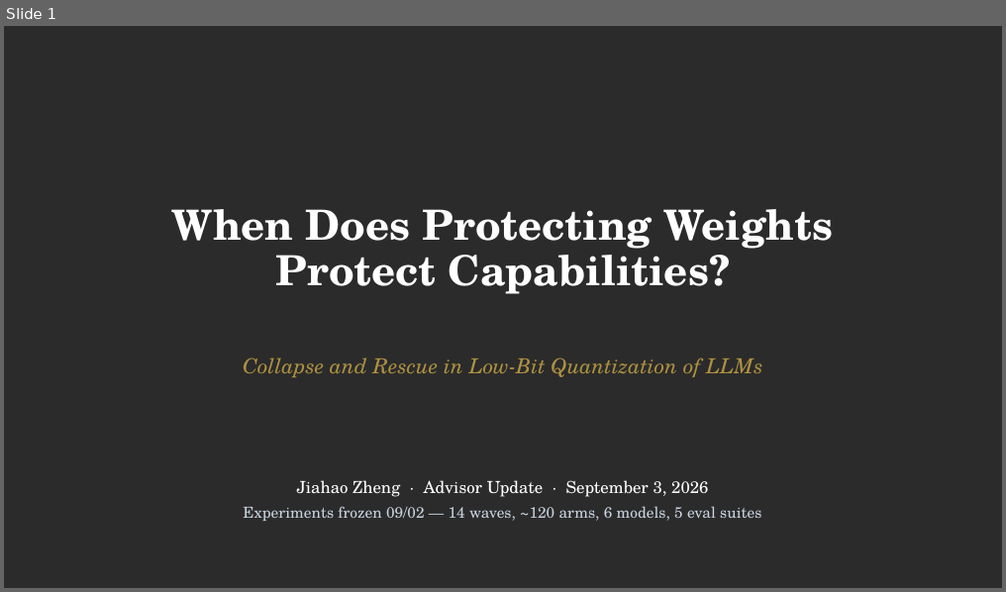
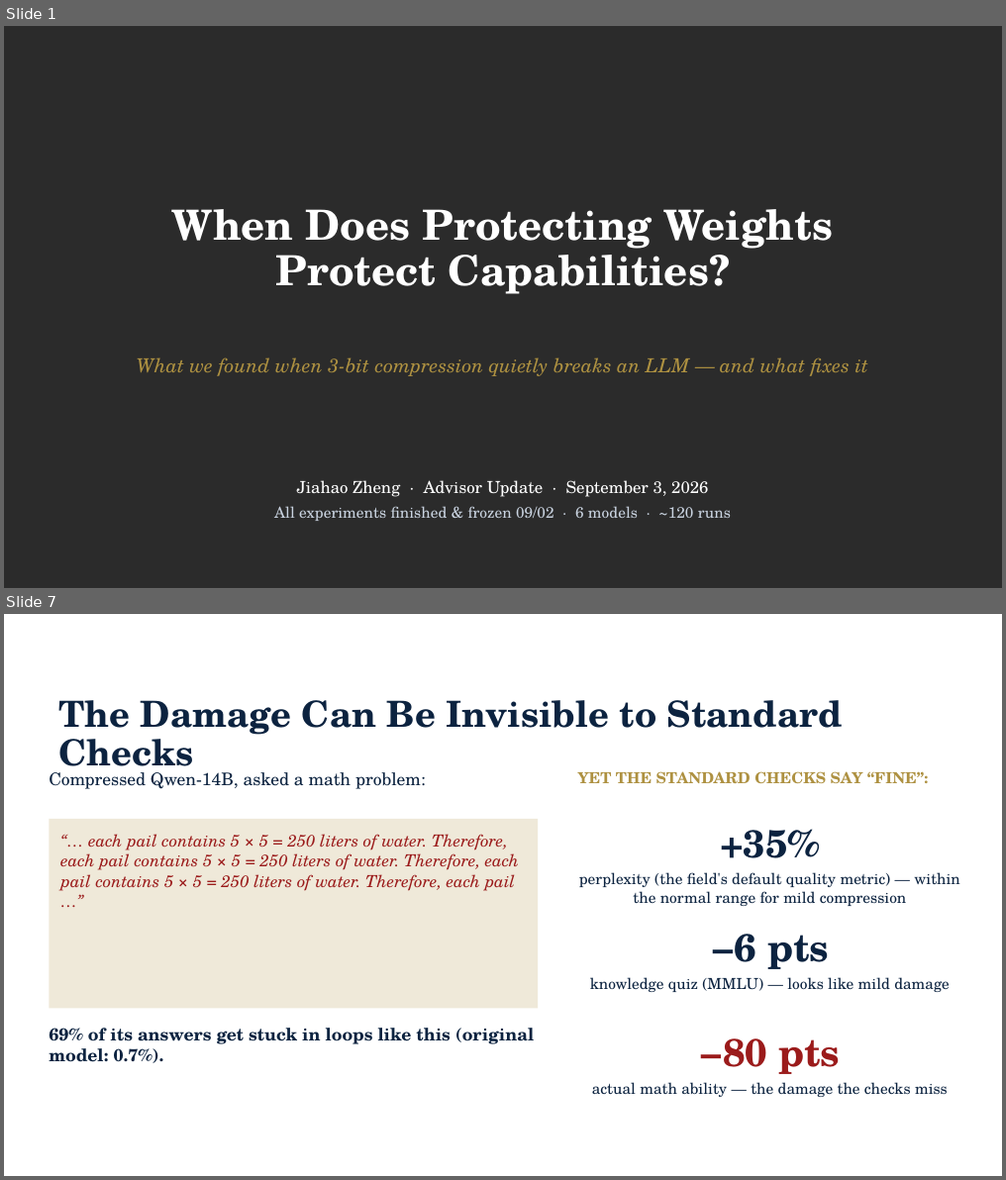
Before and after one commit to JiahaoZheng24/Instruction-Following-Attention-Head-Sensitive, a slide deck: paper/IFH_advisor_update_2026-09-03.pptx. Shown one above the other, each under a label of ours: slide 1 before the commit, slides 1 and 7 after it; the slides between them are not shown. The pictures are 1006x592 and 1006x1180 pixels, drawn with LibreOffice and Linux fonts; fonts in the diff are those of the drawing; background and template pictures are left out; a plain dark background stands for a picture behind light text. Boxes give left, top, right and bottom in pixels: in the first picture for what was removed or moved away, otherwise in the second. Text is boxed around its words. In the diff, an @@ line names an element or a change of style, - is before the commit and + after.

```diff
--- a/paper/IFH_advisor_update_2026-09-03.pptx
+++ b/paper/IFH_advisor_update_2026-09-03.pptx
@@ slide 7 added at (x1=4, y1=614, x2=1002, y2=1176), background picture (left out) @@
@@ title added at (x1=58, y1=700, x2=842, y2=778), 26 pt, text #0C2340, bold @@
+The Damage Can Be Invisible to Standard Checks
@@ text added at (x1=49, y1=772, x2=426, y2=789), 12.5 pt, text #0C2340 @@
+Compressed Qwen-14B, asked a math problem:
@@ text added at (x1=578, y1=771, x2=929, y2=783), 11 pt, text #AE9141, bold @@
+YET THE STANDARD CHECKS SAY “FINE”:
@@ rectangle added at (x1=49, y1=819, x2=538, y2=1008), fill #EFE9D9, 12 pt, text #9B1B1B, italic @@
+“… each pail contains 5 × 5 = 250 liters of water. Therefore, each pail contains 5 × 5 = 250 liters of water. Therefore, each pail contains 5 × 5 = 250 liters of water. Therefore, each pail …”
@@ subtitle added at (x1=231, y1=835, x2=240, y2=847), 11 pt, text #FFFFFF, bold @@
+FINDING 5
@@ text added at (x1=579, y1=829, x2=959, y2=906), 11 pt, text #0C2340 @@
++35%
+perplexity (the field's default quality metric) — within the normal range for mild compression
@@ text added at (x1=590, y1=934, x2=949, y2=992), 11 pt, text #0C2340 @@
+−6 pts
+knowledge quiz (MMLU) — looks like mild damage
@@ text added at (x1=49, y1=1028, x2=534, y2=1063), 12.5 pt, text #0C2340, bold @@
+69% of its answers get stuck in loops like this (original model: 0.7%).
@@ text added at (x1=592, y1=1039, x2=947, y2=1097), 11 pt, text #0C2340 @@
+−80 pts
+actual math ability — the damage the checks miss
@@ slide 1 changed as well @@
@@ text at (x1=137, y1=358, x2=868, y2=376): text changed; size 15 to 14 pt @@
-Collapse and Rescue in Low-Bit Quantization of LLMs
+What we found when 3-bit compression quietly breaks an LLM — and what fixes it
@@ text at (x1=274, y1=506, x2=731, y2=521): text changed @@
-Experiments frozen 09/02 — 14 waves, ~120 arms, 6 models, 5 eval suites
+All experiments finished & frozen 09/02 · 6 models · ~120 runs
```
Also in this commit, not shown: 8 other slides added, 14 slides removed.
